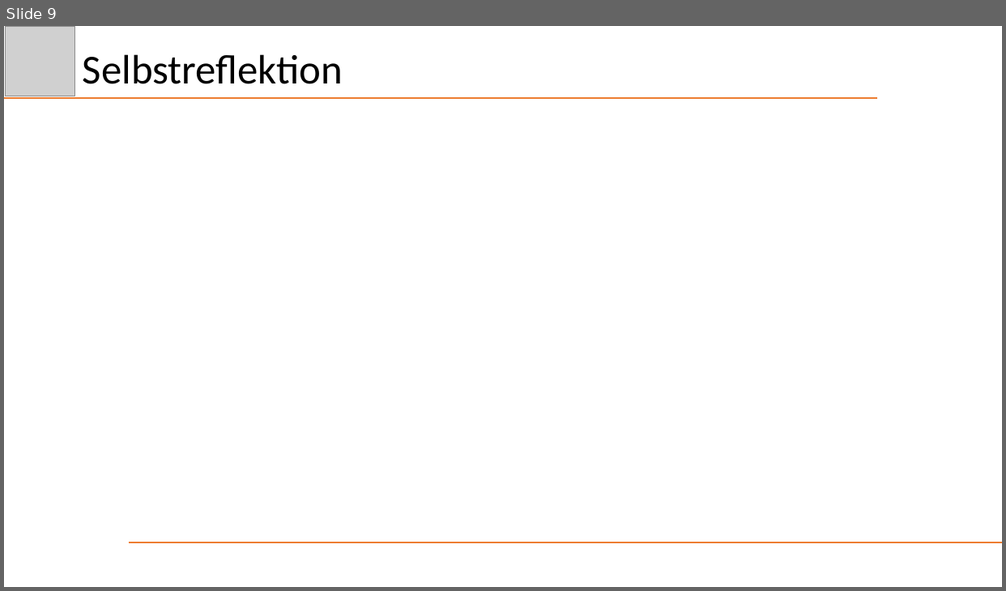
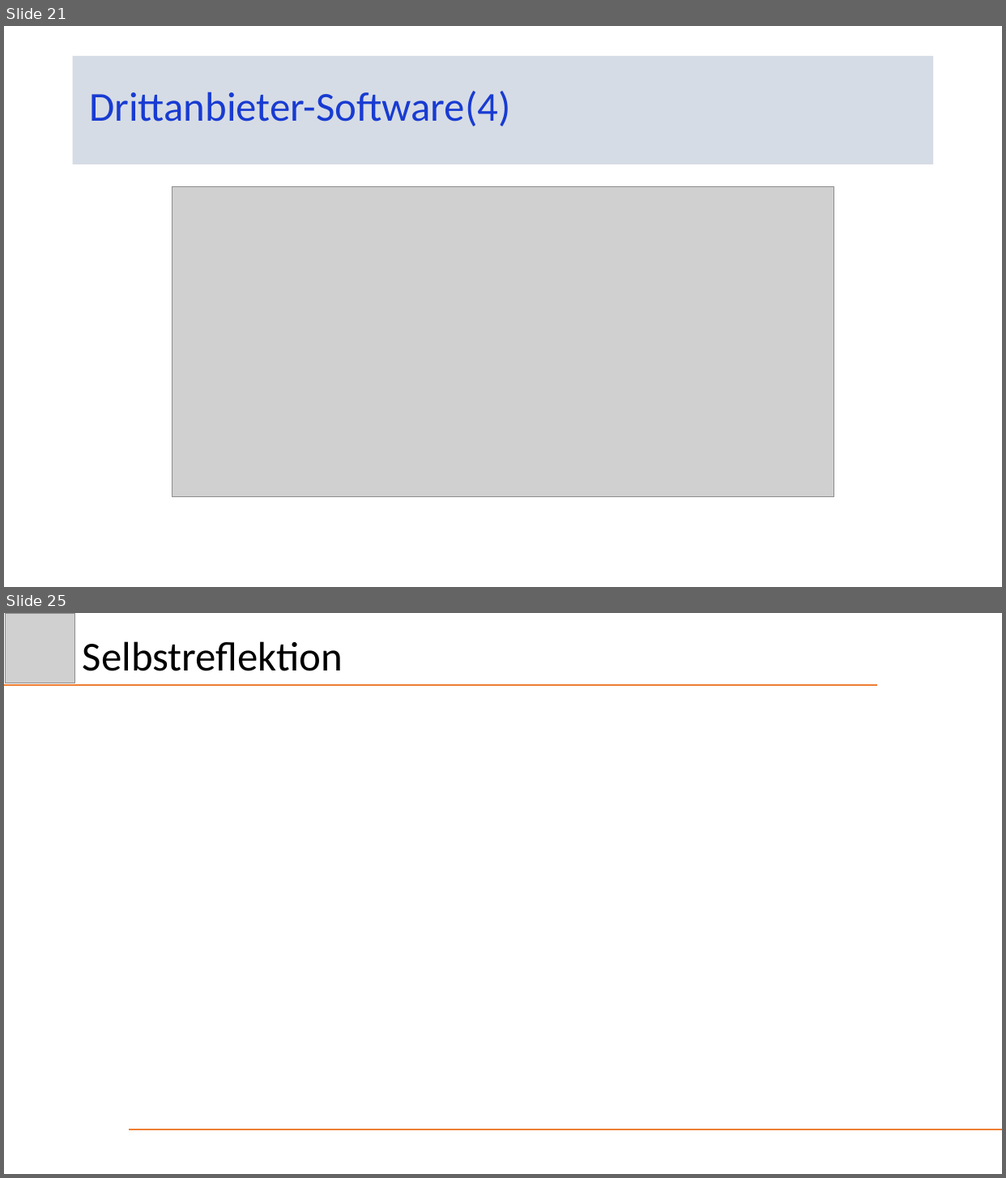
Before and after one commit to Schnitzel128/sejava, a slide deck: Präsentation/DezHex.pptx. Shown one above the other, each under a label of ours: slide 9 before the commit, slides 21 and 25 after it; the slides between them are not shown. The pictures are 1006x591 and 1006x1178 pixels, drawn with LibreOffice and Linux fonts; fonts in the diff are those of the drawing; grey boxes stand for pictures. Boxes give left, top, right and bottom in pixels: in the first picture for what was removed or moved away, otherwise in the second. Text is boxed around its words. In the diff, an @@ line names an element or a change of style, - is before the commit and + after.

```diff
--- a/Präsentation/DezHex.pptx
+++ b/Präsentation/DezHex.pptx
@@ slide 21 added at bbox=[4, 26, 1002, 587], background #FFFFFF @@
@@ title added at bbox=[73, 56, 934, 165], fill #D6DCE5, 39.6 pt, text #183BD2 @@
+Drittanbieter-Software(4)
@@ picture added at bbox=[172, 187, 833, 497] @@
@@ what was slide 9 is now slide 25 @@
```
Also in this commit, not shown: 4 slides changed, 16 other slides added, 1 slide removed, 3 other files.
